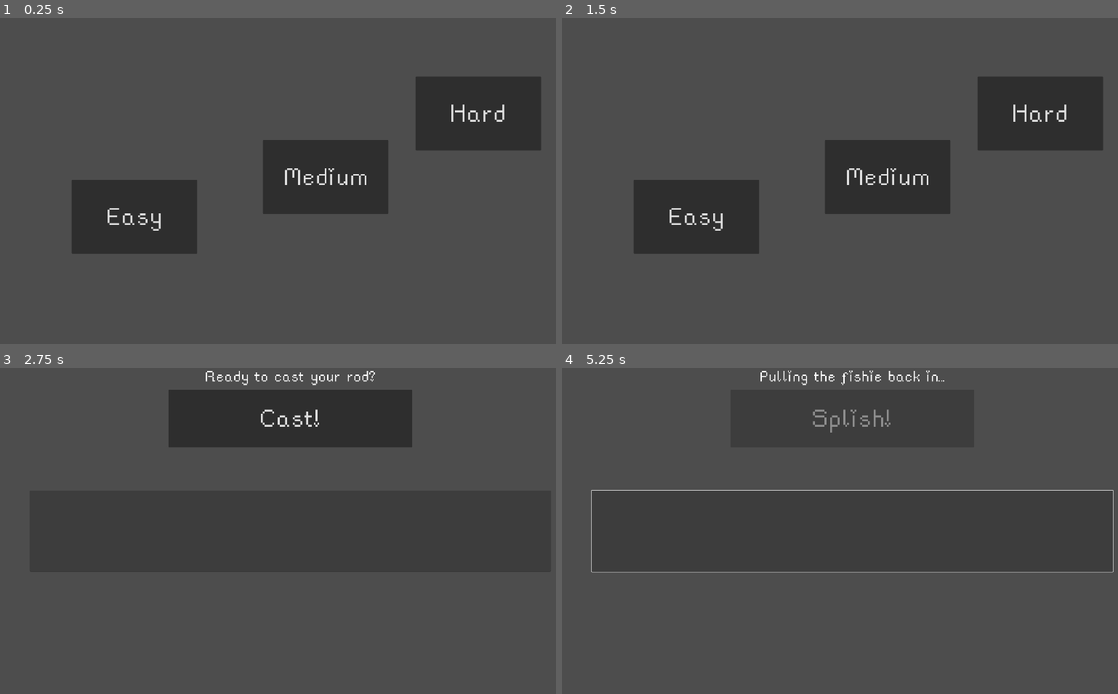
Above: before the commit, frames 1-4 (two rows, left to right).
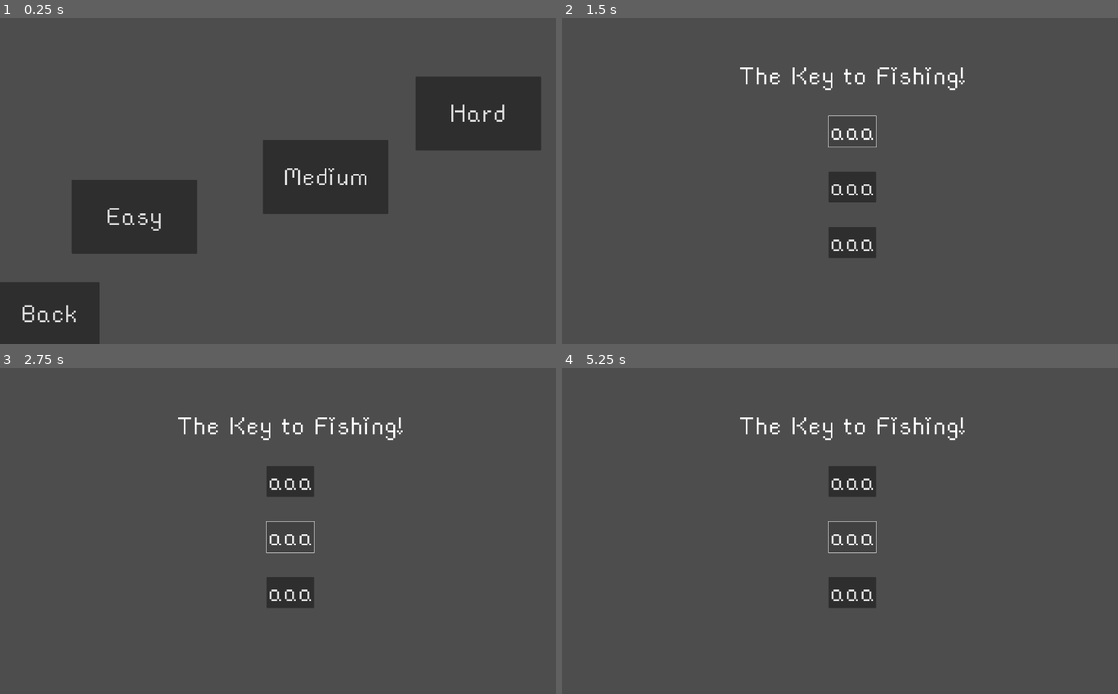
Above: after the commit, the same moments.

Repository: flowerFawn/the-key-to-fishing
Game: Godot game, scene res://scenes/difficulty_select.tscn
The game is run twice, just before and just after one commit, with the same random seed, the same clock (stepped at 60 frames per second) and the same inputs.
Inputs (mouse positions are in pixels of both pictures, inside the frame that each line leads up to):
- Up to frame 1 (0.25 s): no input
- Up to frame 2 (1.5 s): click (612, 314) at 0.5 s, where only the run after the commit has a clickable "Back"; click (851, 132) at 1.25 s, where only the run after the commit has a clickable "aaa"
- Up to frame 3 (2.75 s): click (289, 537) at 2 s, where only the run after the commit has a clickable "aaa"
- Up to frame 4 (5.25 s): click (851, 592) at 2.75 s, where only the run after the commit has a clickable "aaa"; click (851, 420) at 3.5 s, where only the run before the commit has a clickable "Cast!"; click (851, 482) at 4.25 s, where only the run after the commit has a clickable "aaa"; click (851, 537) at 5 s, where only the run after the commit has a clickable "aaa"

The runs differ from the first frame. In frame 1, 3.4% of the frame differs, in the area x 0-18%, y 81-100%; in frame 2, 16%, in the area x 12-98%, y 15-74%; in frame 3, 9.5%; in frame 4, 3.2%.
Error before the commit: Invalid access to property or key 'data' on a base object of type 'null instance'. (res://scripts/typing_scene.gd:4)

Commit message:
main menu, kinda

Diff:
--- a/difficulty_select.gd
+++ b/difficulty_select.gd
@@ -15,4 +15,4 @@
 	get_tree().change_scene_to_file("res://scenes/typing_scene.tscn")
 
 func main_menu():
-	pass
+	get_tree().change_scene_to_file("res://scenes/main_menu.tscn")
--- a/scenes/difficulty_select.tscn
+++ b/scenes/difficulty_select.tscn
@@ -57,6 +57,20 @@
 offset_bottom = 0.519989
 text = "Hard"
 
+[node name="Button" type="Button" parent="CanvasLayer/Control"]
+layout_mode = 1
+anchors_preset = -1
+anchor_left = -0.001
+anchor_top = 0.81
+anchor_right = 0.171
+anchor_bottom = 1.005
+offset_left = -0.0799999
+offset_top = 0.199951
+offset_right = 0.679993
+offset_bottom = -0.400024
+text = "Back"
+
 [connection signal="pressed" from="CanvasLayer/Control/Easy" to="." method="load_fishing_with_difficulty_change" binds= ["easy"]]
 [connection signal="pressed" from="CanvasLayer/Control/Medium" to="." method="load_fishing_with_difficulty_change" binds= ["medium"]]
 [connection signal="pressed" from="CanvasLayer/Control/Hard" to="." method="load_fishing_with_difficulty_change" binds= ["hard"]]
+[connection signal="pressed" from="CanvasLayer/Control/Button" to="." method="main_menu"]
--- a/scenes/fish_view.tscn
+++ b/scenes/fish_view.tscn
@@ -59,20 +59,6 @@
 scale = Vector2(2, 2)
 texture = ExtResource("3_8bf20")
 
-[node name="VSplitContainer" type="VSplitContainer" parent="CanvasLayer/Control"]
-layout_mode = 1
-anchors_preset = 8
-anchor_left = 0.5
-anchor_top = 0.5
-anchor_right = 0.5
-anchor_bottom = 0.5
-offset_left = 435.0
-offset_top = -569.0
-offset_right = 1771.0
-offset_bottom = 394.0
-grow_horizontal = 2
-grow_vertical = 2
-
 [node name="VBoxContainer" type="VBoxContainer" parent="CanvasLayer/Control"]
 layout_mode = 1
 anchors_preset = -1
--- /dev/null
+++ b/scenes/main_menu.tscn
@@ -0,0 +1,49 @@
+[gd_scene load_steps=2 format=3 uid="uid://bw4wbbwbaci2f"]
+
+[ext_resource type="Theme" uid="uid://qjmal2ehrfr1" path="res://assets/themes/main_theme.tres" id="1_4bnrc"]
+
+[node name="MainMenu" type="Control"]
+layout_mode = 3
+anchors_preset = 15
+anchor_right = 1.0
+anchor_bottom = 1.0
+grow_horizontal = 2
+grow_vertical = 2
+theme = ExtResource("1_4bnrc")
+
+[node name="VBoxContainer" type="VBoxContainer" parent="."]
+layout_mode = 1
+anchors_preset = -1
+anchor_top = 0.094
+anchor_right = 1.0
+anchor_bottom = 0.774
+offset_top = 0.479996
+offset_bottom = 0.0799561
+grow_horizontal = 2
+grow_vertical = 2
+alignment = 1
+
+[node name="Label" type="Label" parent="VBoxContainer"]
+layout_mode = 2
+size_flags_vertical = 6
+theme_override_font_sizes/font_size = 100
+text = "The Key to Fishing!"
+horizontal_alignment = 1
+
+[node name="Button" type="Button" parent="VBoxContainer"]
+layout_mode = 2
+size_flags_horizontal = 4
+size_flags_vertical = 6
+text = "aaa"
+
+[node name="Button2" type="Button" parent="VBoxContainer"]
+layout_mode = 2
+size_flags_horizontal = 4
+size_flags_vertical = 6
+text = "aaa"
+
+[node name="Button3" type="Button" parent="VBoxContainer"]
+layout_mode = 2
+size_flags_horizontal = 4
+size_flags_vertical = 6
+text = "aaa"
